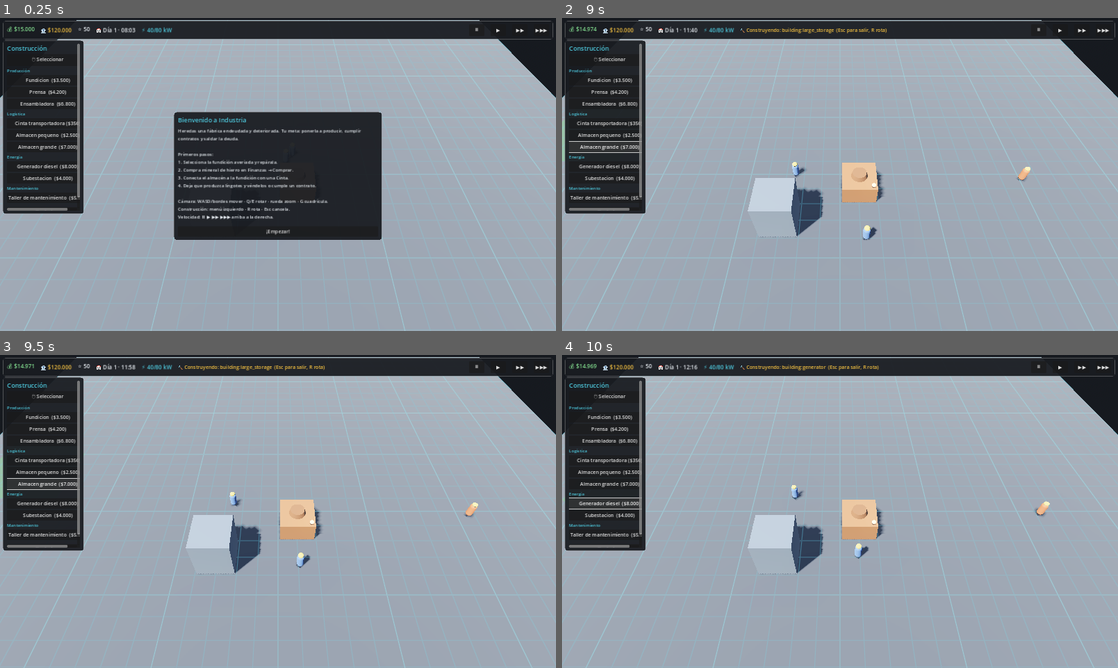
Above: before the commit, frames 1-4 (two rows, left to right).
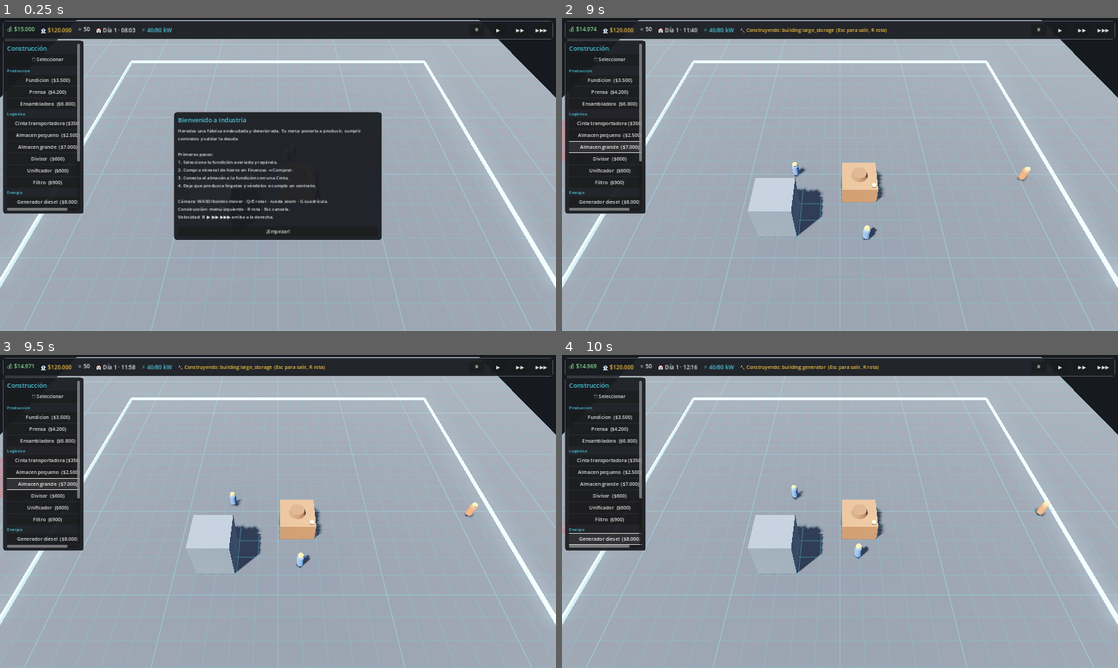
Above: after the commit, the same moments.

Repository: luckyvalentinaguirre-bot/Industria
Game: Godot game, scene res://scenes/main/main.tscn
Same seed, same stepped clock (60 frames per second), same inputs: the game is played once before the commit and once after it.
Inputs (mouse positions are in pixels of both pictures, inside the frame that each line leads up to):
- Up to frame 1 (0.25 s): no input
- Up to frame 2 (9 s): click (612, 252) at 0.5 s, where only the run after the commit has a clickable "Ampliar terreno"; click "¡Empezar!" at 1.25 s; click "⏸" at 2 s; click "▶" at 2.75 s; click "▶▶" at 3.5 s; click "▶▶▶" at 4.25 s; click "🖱 Seleccionar" at 5 s; click "Fundicion ($3.500)" at 5.75 s; click "Prensa ($4.200)" at 6.5 s; click "Ensambladora ($6.800)" at 7.25 s; click "Cinta transportadora ($350)" at 8 s; click "Almacen grande ($7.000)" at 8.75 s
- Up to frame 3 (9.5 s): no input
- Up to frame 4 (10 s): click "Generador diesel ($8.000)" at 9.5 s

The runs differ from the first frame. In frame 1, 2.1% of the frame differs, in the area x 0-100%, y 13-87%; in frame 2, 2.2%; in frame 3, 2.2%; in frame 4, 2.2%.

Commit message:
V2: logística de distribución (divisor/unificador/filtro) y expansión de terreno
Añade dos pilares definidos en la especificación (spec §9, §18) sobre el MVP.

- Logística de distribución: nuevos edificios "logistics" con buffer interno.
  Divisor y unificador permiten que varias cintas converjan o salgan de un
  mismo nodo; el filtro se auto-configura con el primer ítem recibido y sólo
  deja pasar ese tipo. Reutilizan el sistema de puertos/cintas existente.
- Expansión de terreno: el área construible empieza reducida (marco visible) y
  se amplía comprando expansiones escalonadas. La colocación se valida contra
  el terreno disponible; el terreno ampliado añade un costo fijo diario.
- UI: botones de logística y de expansión en el menú de construcción.
- Persistencia: buildable_size y filtro de los nodos en el guardado.

Verificado: import limpio, escena principal sin errores y test de integración
20/20 PASS (añadidas comprobaciones de relés logísticos y expansión).

Co-Authored-By: Claude Opus 4.8 <noreply@anthropic.com>
Claude-Session: https://claude.ai/code/session_01ETPkQhicRLbwGdXtkPoigV

Diff:
--- a/data/buildings/buildings.json
+++ b/data/buildings/buildings.json
@@ -36,6 +36,28 @@
       "size": [3, 2],
       "cost": 5000,
       "repair_rate": 1.0
+    },
+    "splitter": {
+      "name": "Divisor",
+      "category": "logistics",
+      "size": [1, 1],
+      "cost": 600,
+      "buffer": 12
+    },
+    "merger": {
+      "name": "Unificador",
+      "category": "logistics",
+      "size": [1, 1],
+      "cost": 600,
+      "buffer": 12
+    },
+    "filter": {
+      "name": "Filtro",
+      "category": "logistics",
+      "size": [1, 1],
+      "cost": 900,
+      "buffer": 12,
+      "is_filter": true
     }
   }
 }
--- a/scripts/buildings/building.gd
+++ b/scripts/buildings/building.gd
@@ -19,6 +19,11 @@
 var grid_size: Vector2i = Vector2i(2, 2)
 var uid: int = 0
 
+# Nodos de logística (divisor/unificador/filtro): buffer interno propio.
+var buffer: Inventory = null
+var is_filter: bool = false
+var filter_item: String = ""
+
 func setup(id: String, origin: Vector2i) -> void:
 	building_id = id
 	def = _load_def(id)
@@ -26,6 +31,9 @@
 	grid_origin = origin
 	var s: Array = def.get("size", [2, 2])
 	grid_size = Vector2i(int(s[0]), int(s[1]))
+	if category == "logistics":
+		buffer = Inventory.new(int(def.get("buffer", 12)))
+		is_filter = bool(def.get("is_filter", false))
 	set_meta("building_uid", uid)
 	_build_visual()
 
@@ -41,9 +49,15 @@
 func display_name() -> String:
 	return String(def.get("name", building_id))
 
-# --- Puertos de cinta (sólo almacenes: dan/reciben del stock general) --------
+# --- Puertos de cinta -------------------------------------------------------
+## Almacenes → stock general de la empresa.
+## Logística (divisor/unificador/filtro) → buffer interno propio, permitiendo
+## que varias cintas converjan (unificar) o salgan (dividir) desde un mismo nodo.
 func is_storage() -> bool:
 	return category == "storage"
+
+func is_relay() -> bool:
+	return category == "logistics"
 
 func provider_port_position() -> Vector3:
 	var d := grid_size.y * GameState.CELL_SIZE * 0.5
@@ -56,21 +70,36 @@
 func port_provide_peek() -> Dictionary:
 	if is_storage():
 		return GameManager.storage.port_provide_peek()
+	if is_relay():
+		return buffer.provide_peek()
 	return {}
 
 func port_provide_take(item_id: String, n: int) -> int:
 	if is_storage():
 		return GameManager.storage.port_provide_take(item_id, n)
+	if is_relay():
+		return buffer.remove(item_id, n)
 	return 0
 
 func port_receive_can(item_id: String, n: int) -> int:
 	if is_storage():
 		return GameManager.storage.port_receive_can(item_id, n)
+	if is_relay():
+		if is_filter and filter_item != "" and item_id != filter_item:
+			return 0
+		return min(n, buffer.free_space())
 	return 0
 
 func port_receive_give(item_id: String, n: int) -> int:
 	if is_storage():
 		return GameManager.storage.port_receive_give(item_id, n)
+	if is_relay():
+		if is_filter and filter_item != "" and item_id != filter_item:
+			return 0
+		# Un filtro sin item fijado se auto-configura con el primer ítem recibido.
+		if is_filter and filter_item == "":
+			filter_item = item_id
+		return buffer.add(item_id, n)
 	return 0
 
 # --- Modelo 3D placeholder --------------------------------------------------
@@ -124,12 +153,15 @@
 		"energy": return Color(0.8, 0.7, 0.2)
 		"storage": return Color(0.45, 0.5, 0.55)
 		"maintenance": return Color(0.3, 0.6, 0.6)
+		"logistics":
+			return Color(0.7, 0.45, 0.75) if is_filter else Color(0.35, 0.65, 0.8)
 		_: return Color(0.5, 0.5, 0.5)
 
 func _category_height() -> float:
 	match category:
 		"storage": return 4.5
 		"energy": return 3.0
+		"logistics": return 1.0
 		_: return 2.5
 
 # --- Serialización ----------------------------------------------------------
@@ -138,4 +170,5 @@
 		"uid": uid,
 		"building_id": building_id,
 		"origin": [grid_origin.x, grid_origin.y],
+		"filter_item": filter_item,
 	}
--- a/scripts/buildings/building_manager.gd
+++ b/scripts/buildings/building_manager.gd
@@ -77,4 +77,5 @@
 	for bd in data.get("buildings", []):
 		var origin := Vector2i(int(bd["origin"][0]), int(bd["origin"][1]))
 		var b := create_building(String(bd["building_id"]), origin)
+		b.filter_item = String(bd.get("filter_item", ""))
 		GameManager.grid.occupy_area(origin, b.grid_size, b.uid)
--- a/scripts/core/game_state.gd
+++ b/scripts/core/game_state.gd
@@ -29,6 +29,9 @@
 # --- Mundo ------------------------------------------------------------------
 var grid_size: Vector2i = START_GRID_SIZE
 var grid_visible: bool = true
+## Terreno construible actual (subconjunto centrado del grid). Crece con la
+## expansión (spec §18). Empieza pequeño y puede llegar hasta grid_size.
+var buildable_size: Vector2i = Vector2i(24, 24)
 
 ## Devuelve el estado del juego como diccionario serializable.
 ## Cada etapa irá añadiendo sus claves. Base para SaveManager.
@@ -43,6 +46,7 @@
 		"hour": hour,
 		"minute": minute,
 		"grid_size": [grid_size.x, grid_size.y],
+		"buildable_size": [buildable_size.x, buildable_size.y],
 	}
 
 ## Restaura el estado desde un diccionario (SaveManager, ETAPA 8).
@@ -58,3 +62,6 @@
 	var gs: Variant = data.get("grid_size", null)
 	if gs is Array and gs.size() == 2:
 		grid_size = Vector2i(int(gs[0]), int(gs[1]))
+	var bs: Variant = data.get("buildable_size", null)
+	if bs is Array and bs.size() == 2:
+		buildable_size = Vector2i(int(bs[0]), int(bs[1]))
--- a/scripts/ui/factory_ui.gd
+++ b/scripts/ui/factory_ui.gd
@@ -42,6 +42,7 @@
 	conv.pressed.connect(_on_conveyor)
 	box.add_child(conv)
 	_building_buttons(box, "storage")
+	_building_buttons(box, "logistics")
 
 	# Energía
 	box.add_child(UITheme.make_label("Energía", 12, UITheme.ACCENT))
@@ -50,6 +51,12 @@
 	# Mantenimiento
 	box.add_child(UITheme.make_label("Mantenimiento", 12, UITheme.ACCENT))
 	_building_buttons(box, "maintenance")
+
+	# Expansión de terreno
+	box.add_child(UITheme.make_label("Expansión", 12, UITheme.ACCENT))
+	var expand_btn := UITheme.make_button("Ampliar terreno")
+	expand_btn.pressed.connect(_on_expand)
+	box.add_child(expand_btn)
 
 	box.add_child(UITheme.hsep())
 	var del := UITheme.make_button("🗑 Eliminar")
@@ -92,6 +99,11 @@
 	if c:
 		c.start_delete()
 
+func _on_expand() -> void:
+	var c := _controller()
+	if c:
+		c.buy_expansion()
+
 func _all_buildings() -> Dictionary:
 	var path := "res://data/buildings/buildings.json"
 	if not FileAccess.file_exists(path):
--- a/scripts/world/build_controller.gd
+++ b/scripts/world/build_controller.gd
@@ -158,6 +158,9 @@
 func _try_place() -> void:
 	var size := _current_size()
 	var origin := _origin_cell()
+	if not GameManager.grid.is_area_buildable(origin, size):
+		EventBus.notify.emit("Fuera del terreno disponible (amplía tu terreno)", "error")
+		return
 	if not GameManager.grid.is_area_free(origin, size):
 		EventBus.notify.emit("Espacio ocupado o fuera de límites", "error")
 		return
@@ -201,6 +204,23 @@
 		GameManager.buildings.remove_building(obj)
 	EventBus.notify.emit("Construcción eliminada (reembolso 40%)", "info")
 
+# --- Expansión de terreno (spec §18) ----------------------------------------
+func expansion_level() -> int:
+	return int((GameState.buildable_size.x - 24) / 8)
+
+func expansion_cost() -> int:
+	return 18000 * (expansion_level() + 1)
+
+func buy_expansion() -> void:
+	if GameManager.grid.is_at_max_expansion():
+		EventBus.notify.emit("El terreno ya está al máximo", "warning")
+		return
+	var cost := expansion_cost()
+	if not GameManager.economy.spend(cost, "construction"):
+		return
+	GameManager.grid.expand(8)
+	EventBus.notify.emit("Terreno ampliado (%s). Más espacio, más costos." % Fmt.money(cost), "success")
+
 func _reset_to_select() -> void:
 	mode = Mode.SELECT
 	current_id = ""
@@ -232,5 +252,5 @@
 	var base: Vector3 = GameManager.grid.cell_to_world(origin)
 	var center: Vector3 = base + Vector3((size.x - 1) * GameState.CELL_SIZE * 0.5, 1.0, (size.y - 1) * GameState.CELL_SIZE * 0.5)
 	_ghost.global_position = center
-	var ok: bool = GameManager.grid.is_area_free(origin, size) and GameManager.economy.can_afford(_cost())
+	var ok: bool = GameManager.grid.is_area_buildable(origin, size) and GameManager.grid.is_area_free(origin, size) and GameManager.economy.can_afford(_cost())
 	_ghost_mat.albedo_color = Color(0.3, 0.9, 0.4, 0.4) if ok else Color(0.9, 0.3, 0.3, 0.4)
--- a/scripts/world/build_grid.gd
+++ b/scripts/world/build_grid.gd
@@ -22,10 +22,12 @@
 var _occupied: Dictionary = {}          # Vector2i -> bool
 var _mesh_instance: MeshInstance3D
 var _visible_grid: bool = true
+var _border: Node3D
 
 func _ready() -> void:
 	grid_size = GameState.grid_size
 	_build_visual()
+	_build_border()
 	EventBus.grid_visibility_changed.connect(_on_grid_visibility_changed)
 
 # --- Coordenadas ------------------------------------------------------------
@@ -47,6 +49,40 @@
 ## ¿La celda está dentro de los límites de la fábrica?
 func is_in_bounds(cell: Vector2i) -> bool:
 	return cell.x >= 0 and cell.y >= 0 and cell.x < grid_size.x and cell.y < grid_size.y
+
+# --- Terreno construible / expansión (spec §18) -----------------------------
+
+## Esquina del rectángulo construible (centrado dentro del grid).
+func buildable_origin_cell() -> Vector2i:
+	return Vector2i((grid_size.x - GameState.buildable_size.x) / 2,
+		(grid_size.y - GameState.buildable_size.y) / 2)
+
+func is_in_buildable(cell: Vector2i) -> bool:
+	var bo := buildable_origin_cell()
+	return cell.x >= bo.x and cell.y >= bo.y \
+		and cell.x < bo.x + GameState.buildable_size.x \
+		and cell.y < bo.y + GameState.buildable_size.y
+
+## ¿Está un área rectangular completamente dentro del terreno construible?
+func is_area_buildable(origin: Vector2i, size: Vector2i) -> bool:
+	for x in range(size.x):
+		for y in range(size.y):
+			if not is_in_buildable(origin + Vector2i(x, y)):
+				return false
+	return true
+
+func is_at_max_expansion() -> bool:
+	return GameState.buildable_size.x >= grid_size.x and GameState.buildable_size.y >= grid_size.y
+
+## Amplía el terreno construible. Devuelve true si creció.
+func expand(delta: int = 8) -> bool:
+	if is_at_max_expansion():
+		return false
+	GameState.buildable_size = Vector2i(
+		min(grid_size.x, GameState.buildable_size.x + delta),
+		min(grid_size.y, GameState.buildable_size.y + delta))
+	_build_border()
+	return true
 
 # --- Ocupación (base para ETAPA 2) -----------------------------------------
 
@@ -127,6 +163,42 @@
 	mat.set_shader_parameter("major_color", major_line_color)
 	return mat
 
+func _build_border() -> void:
+	if _border and is_instance_valid(_border):
+		_border.queue_free()
+	_border = Node3D.new()
+	_border.name = "BuildableBorder"
+	add_child(_border)
+	var bo := buildable_origin_cell()
+	var cell := CELL_SIZE
+	var origin := _grid_origin()
+	var w: float = GameState.buildable_size.x * cell
+	var d: float = GameState.buildable_size.y * cell
+	var corner := origin + Vector3(bo.x * cell, 0.0, bo.y * cell)
+	var center := corner + Vector3(w * 0.5, 0.0, d * 0.5)
+	var mat := StandardMaterial3D.new()
+	mat.albedo_color = Color(0.3, 0.8, 0.9)
+	mat.emission_enabled = true
+	mat.emission = Color(0.3, 0.8, 0.9)
+	mat.emission_energy_multiplier = 1.5
+	# Cuatro barras finas formando el marco del terreno construible.
+	var thickness := 0.25
+	var frames := [
+		[Vector3(center.x, 0.15, corner.z), Vector3(w, 0.3, thickness)],
+		[Vector3(center.x, 0.15, corner.z + d), Vector3(w, 0.3, thickness)],
+		[Vector3(corner.x, 0.15, center.z), Vector3(thickness, 0.3, d)],
+		[Vector3(corner.x + w, 0.15, center.z), Vector3(thickness, 0.3, d)],
+	]
+	for f in frames:
+		var bar := MeshInstance3D.new()
+		var bm := BoxMesh.new()
+		bm.size = f[1]
+		bar.mesh = bm
+		bar.material_override = mat
+		bar.position = f[0]
+		bar.cast_shadow = GeometryInstance3D.SHADOW_CASTING_SETTING_OFF
+		_border.add_child(bar)
+
 func _on_grid_visibility_changed(is_visible: bool) -> void:
 	_visible_grid = is_visible
 	if _mesh_instance:
--- a/scripts/world/world_manager.gd
+++ b/scripts/world/world_manager.gd
@@ -44,6 +44,13 @@
 	build_controller = BuildControllerScript.new()
 	build_controller.name = "BuildController"
 	add_child(build_controller)
+	# El terreno ampliado incrementa los costos fijos (impuesto de terreno).
+	EventBus.day_passed.connect(_on_day_upkeep)
+
+func _on_day_upkeep(_day: int) -> void:
+	var level: int = build_controller.expansion_level() if build_controller else 0
+	if level > 0:
+		GameManager.economy.force_spend(level * 250.0, "misc")
 
 func _emit_world_ready() -> void:
 	# Escenario inicial: una fábrica deteriorada (spec §26).
--- a/tests/production/smoke_test.gd
+++ b/tests/production/smoke_test.gd
@@ -19,6 +19,8 @@
 	_test_economy_sell()
 	_test_power_overload()
 	_test_contract_flow()
+	_test_logistics_relay()
+	_test_expansion()
 	_test_objectives()
 	_test_save_load()
 	print("\n=== RESULTADO: %s (%d fallos) ===" % ["PASS" if _failures == 0 else "FAIL", _failures])
@@ -101,6 +103,31 @@
 	_check("Contratos: el contrato se completó al haber stock", c.completed)
 	_check("Contratos: el cliente pagó el contrato", GameState.money > money_before)
 
+func _test_logistics_relay() -> void:
+	# Unificador: acepta y entrega desde su buffer interno.
+	var merger: Building = GameManager.buildings.create_building("merger", Vector2i(20, 6))
+	var got: int = merger.port_receive_give("iron_ingot", 5)
+	var out: int = merger.port_provide_take("iron_ingot", 3)
+	_check("Logística: el unificador almacena en su buffer (%d)" % got, got == 5)
+	_check("Logística: el unificador entrega desde su buffer (%d)" % out, out == 3)
+
+	# Filtro: se auto-configura con el primer ítem y rechaza los demás.
+	var filter: Building = GameManager.buildings.create_building("filter", Vector2i(24, 6))
+	filter.port_receive_give("copper_ingot", 2)     # fija el filtro a copper_ingot
+	var rejected: int = filter.port_receive_can("iron_ingot", 5)
+	_check("Logística: el filtro se fija al primer ítem", filter.filter_item == "copper_ingot")
+	_check("Logística: el filtro rechaza otros ítems", rejected == 0)
+
+func _test_expansion() -> void:
+	GameState.buildable_size = Vector2i(24, 24)
+	var grid = GameManager.grid
+	var outside: bool = not grid.is_in_buildable(Vector2i(2, 2))
+	var inside: bool = grid.is_in_buildable(Vector2i(20, 20))
+	_check("Expansión: celda lejana fuera del terreno inicial", outside)
+	_check("Expansión: celda central dentro del terreno inicial", inside)
+	var grew: bool = grid.expand(8)
+	_check("Expansión: ampliar aumenta el terreno construible", grew and GameState.buildable_size == Vector2i(32, 32))
+
 func _test_objectives() -> void:
 	# Ventas y contratos previos deben haber marcado objetivos; forzamos deuda 0.
 	_check("Objetivos: 'realiza tu primera venta' cumplido", _obj_done("sell"))
Not shown, changed: README.md
